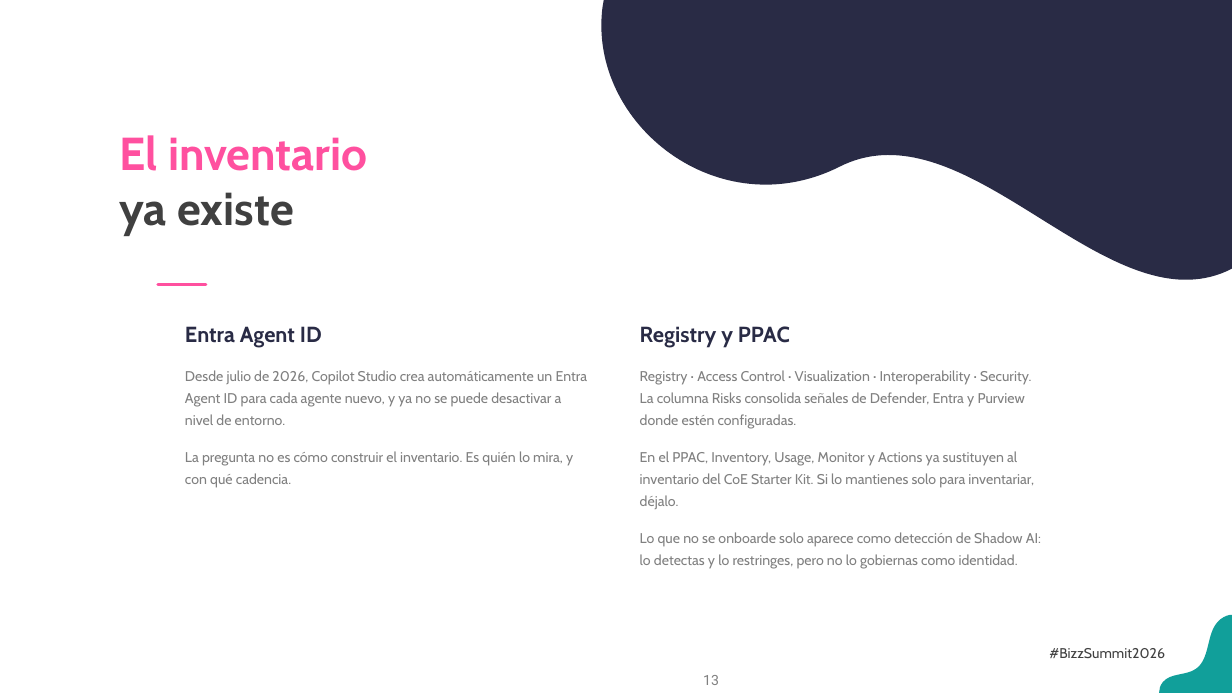
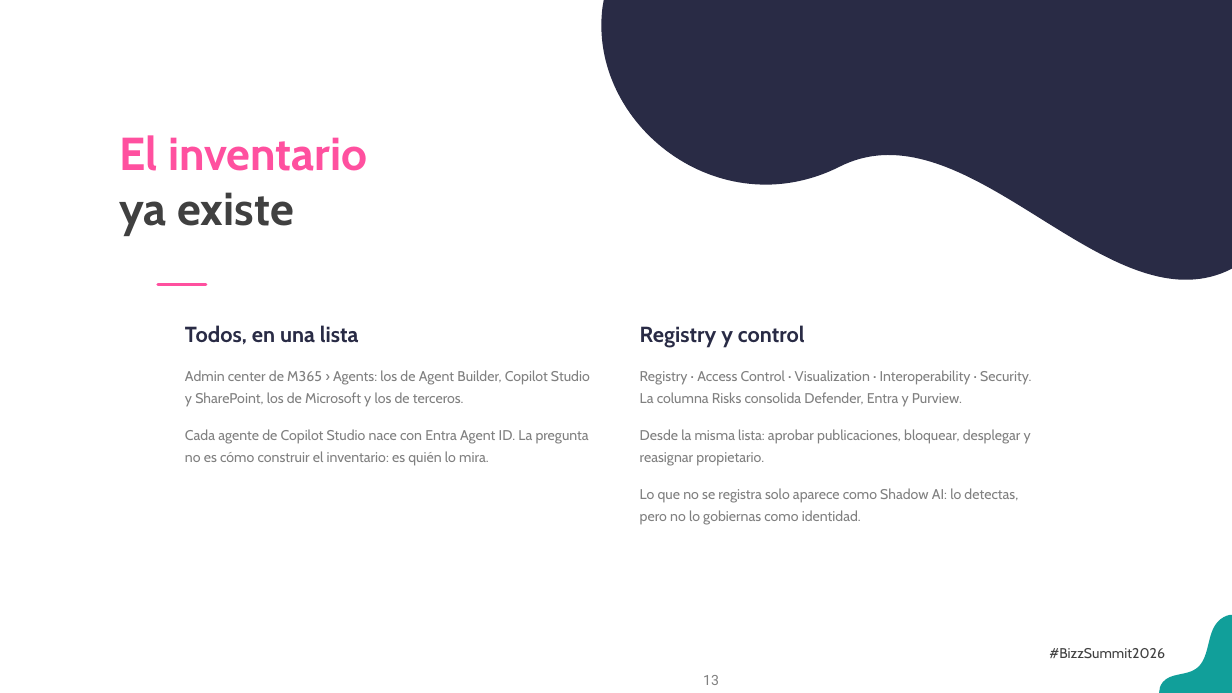
Before and after one commit to antoniosql/materiales-sesiones, a slide deck: slide 13 of BizzSummit/2026/01_trabajo/BizzSummit2026_De_la_jungla_al_control_plane.pptx. Drawn at 1232x693 pixels with LibreOffice and Linux fonts; fonts in the diff are those of the drawing; background and template pictures are left out. Boxes give left, top, right and bottom in pixels: in the first picture for what was removed or moved away, otherwise in the second. Text is boxed around its words. In the diff, an @@ line names an element or a change of style, - is before the commit and + after.

```diff
--- a/BizzSummit/2026/01_trabajo/BizzSummit2026_De_la_jungla_al_control_plane.pptx
+++ b/BizzSummit/2026/01_trabajo/BizzSummit2026_De_la_jungla_al_control_plane.pptx
@@ text at bbox=[185, 325, 590, 466]: text changed @@
-Entra Agent ID
-Desde julio de 2026, Copilot Studio crea automáticamente un Entra Agent ID para cada agente nuevo, y ya no se puede desactivar a nivel de entorno.
-La pregunta no es cómo construir el inventario. Es quién lo mira, y con qué cadencia.
+Todos, en una lista
+Admin center de M365 › Agents: los de Agent Builder, Copilot Studio y SharePoint, los de Microsoft y los de terceros.
+Cada agente de Copilot Studio nace con Entra Agent ID. La pregunta no es cómo construir el inventario: es quién lo mira.
@@ text at bbox=[640, 325, 1031, 525]: text changed @@
-Registry y PPAC
-Registry · Access Control · Visualization · Interoperability · Security. La columna Risks consolida señales de Defender, Entra y Purview donde estén configuradas.
-En el PPAC, Inventory, Usage, Monitor y Actions ya sustituyen al inventario del CoE Starter Kit. Si lo mantienes solo para inventariar, déjalo.
-Lo que no se onboarde solo aparece como detección de Shadow AI: lo detectas y lo restringes, pero no lo gobiernas como identidad.
+Registry y control
+Registry · Access Control · Visualization · Interoperability · Security. La columna Risks consolida Defender, Entra y Purview.
+Desde la misma lista: aprobar publicaciones, bloquear, desplegar y reasignar propietario.
+Lo que no se registra solo aparece como Shadow AI: lo detectas, pero no lo gobiernas como identidad.
```
Also in this commit, not shown: 20 other slides changed, 13 other files.
